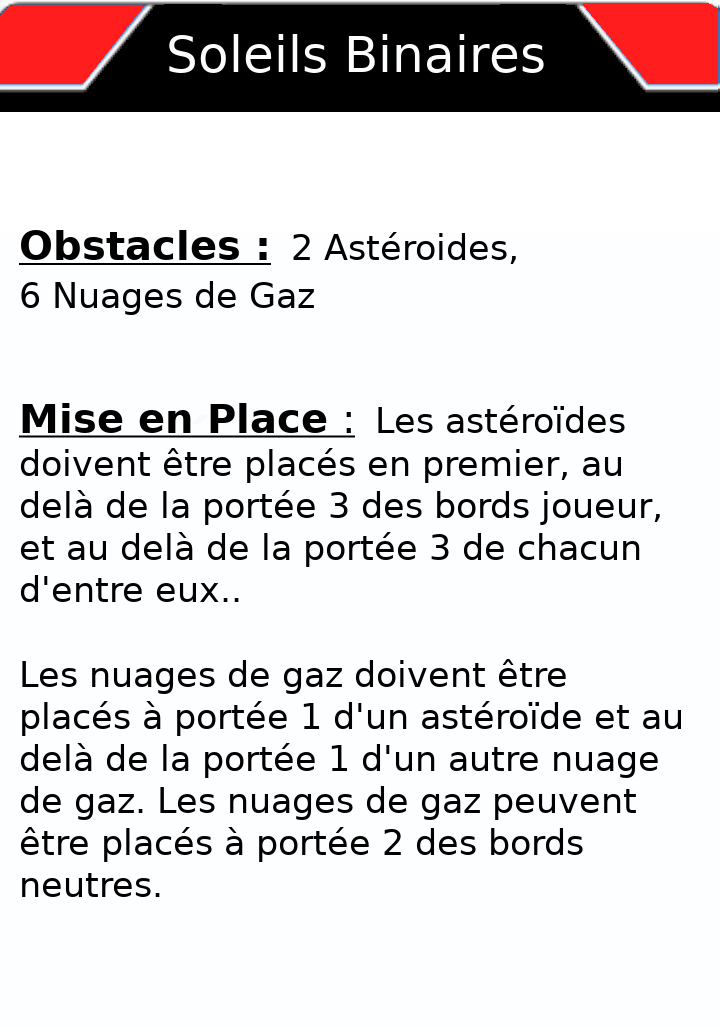
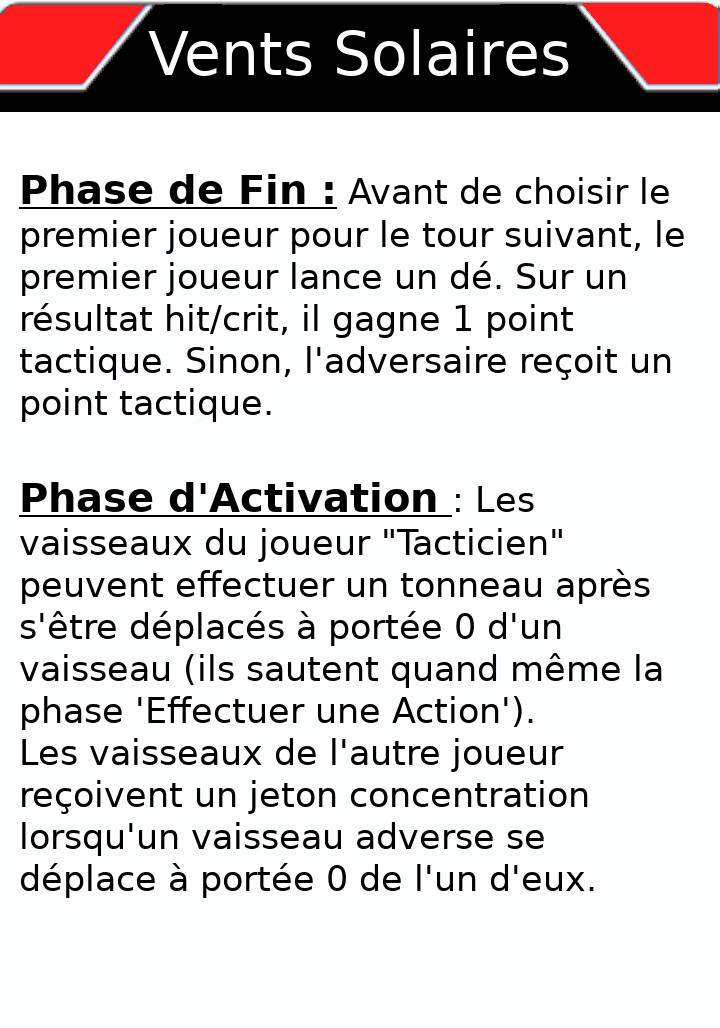
Layers edited between the first and the second 720px x 1028px image:
renamed "Obstacles : 2 Astéroides, ..." to "...", painted on it over left=19, top=174, right=684, bottom=898
renamed "Soleils Binaires" to "Vents Solaires", painted on it over left=148, top=29, right=569, bottom=76
